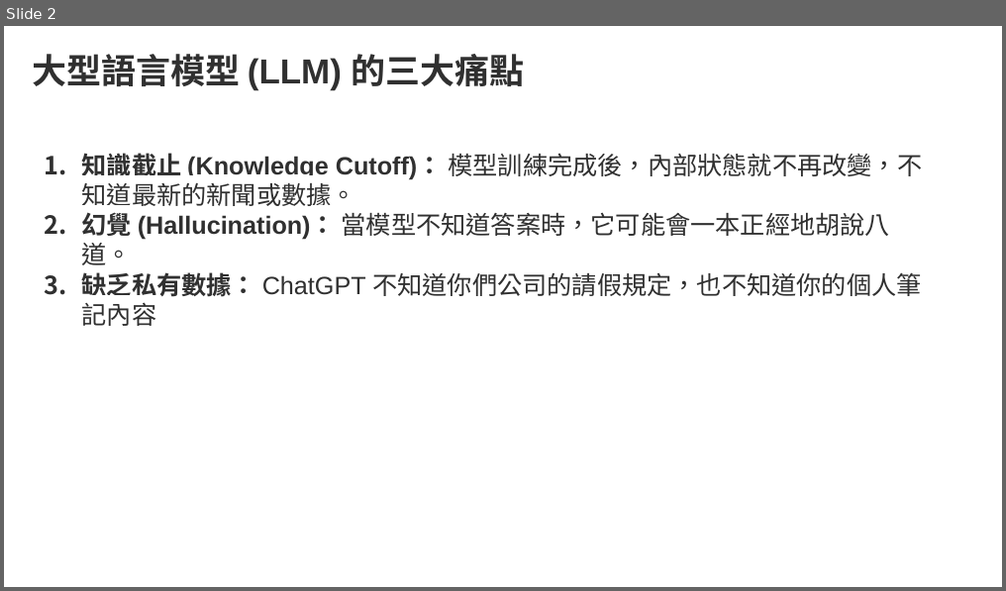
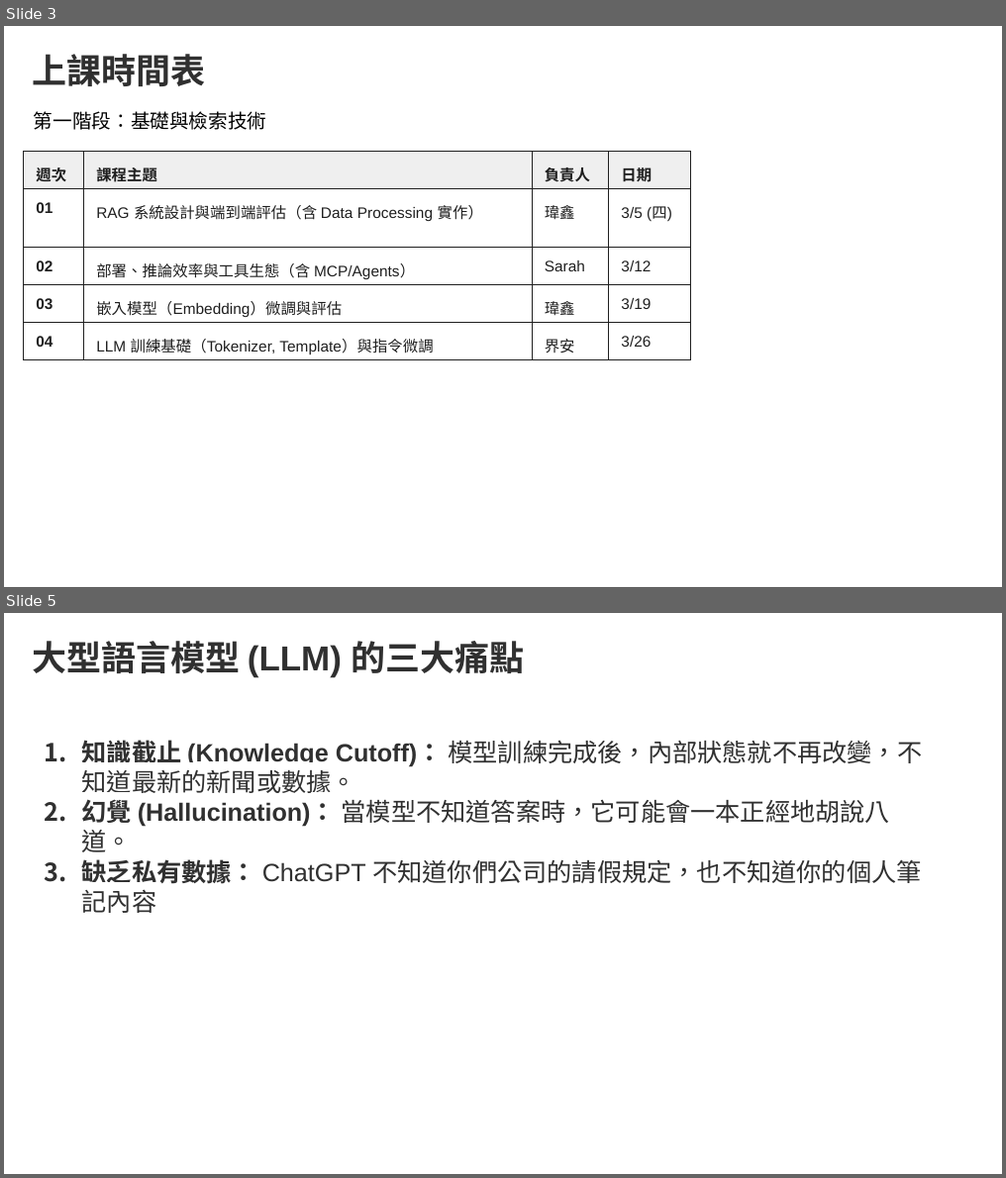
Before and after one commit to willy808/2026_ai_rookie_course, a slide deck: RAG/RAG 應用.pptx. Shown one above the other, each under a label of ours: slide 2 before the commit, slides 3 and 5 after it; the slides between them are not shown. The pictures are 1006x591 and 1006x1178 pixels, drawn with LibreOffice and Linux fonts; fonts in the diff are those of the drawing; background and template pictures are left out. Boxes give left, top, right and bottom in pixels: in the first picture for what was removed or moved away, otherwise in the second. Text is boxed around its words. In the diff, an @@ line names an element or a change of style, - is before the commit and + after.

Commit message:
update new slide for embedding finetune

```diff
--- a/RAG/RAG 應用.pptx
+++ b/RAG/RAG 應用.pptx
@@ slide 3 added at [4, 26, 1002, 587], background #FFFFFF; not listed: 2 template elements that a slide beside it also shows @@
@@ text added at [32, 54, 205, 86], 25 pt, text #303030, bold @@
+上課時間表
@@ text added at [34, 111, 267, 130], 14 pt, text #000000 @@
+第一階段：基礎與檢索技術
@@ table added at [24, 151, 691, 478], 5 rows, 4 columns @@
+週次 | 課程主題 | 負責人 | 日期
+01 | RAG 系統設計與端到端評估（含 Data Processing 實作） | 瑋鑫 | 3/5 (四)
+02 | 部署、推論效率與工具生態（含 MCP/Agents） | Sarah | 3/12
+03 | 嵌入模型（Embedding）微調與評估 | 瑋鑫 | 3/19
+04 | LLM 訓練基礎（Tokenizer, Template）與指令微調 | 界安 | 3/26
@@ what was slide 2 is now slide 5 @@
```
Also in this commit, not shown: 2 slides changed, 2 other slides added, 1 slide removed, 2 other files.
